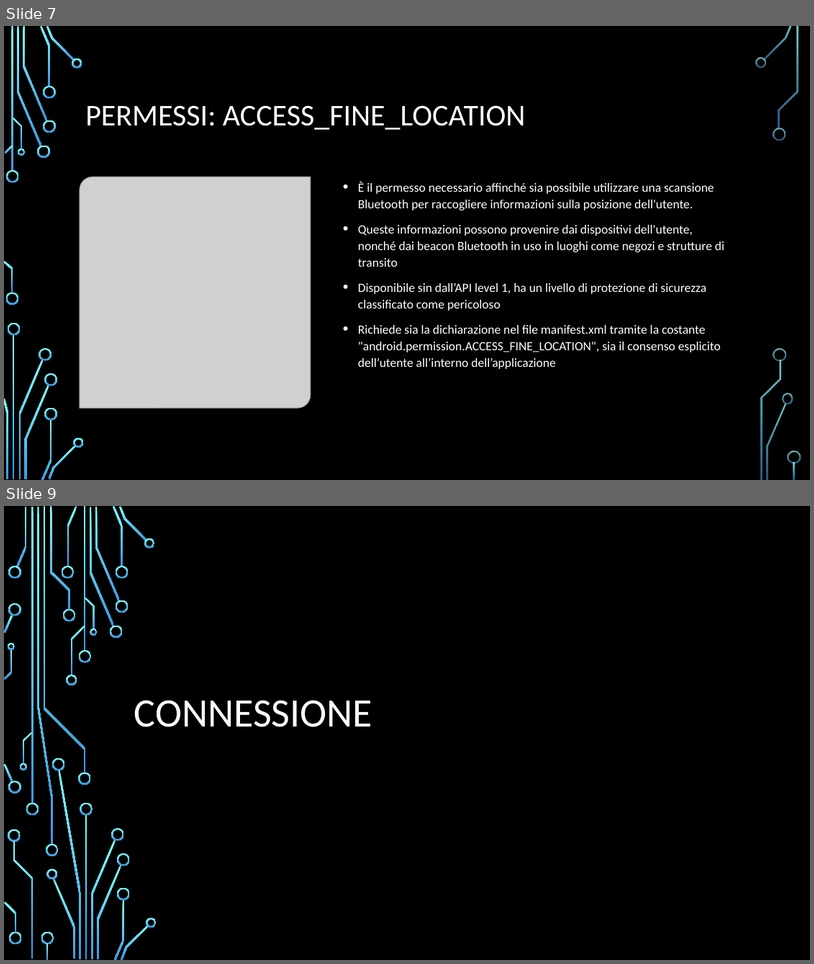
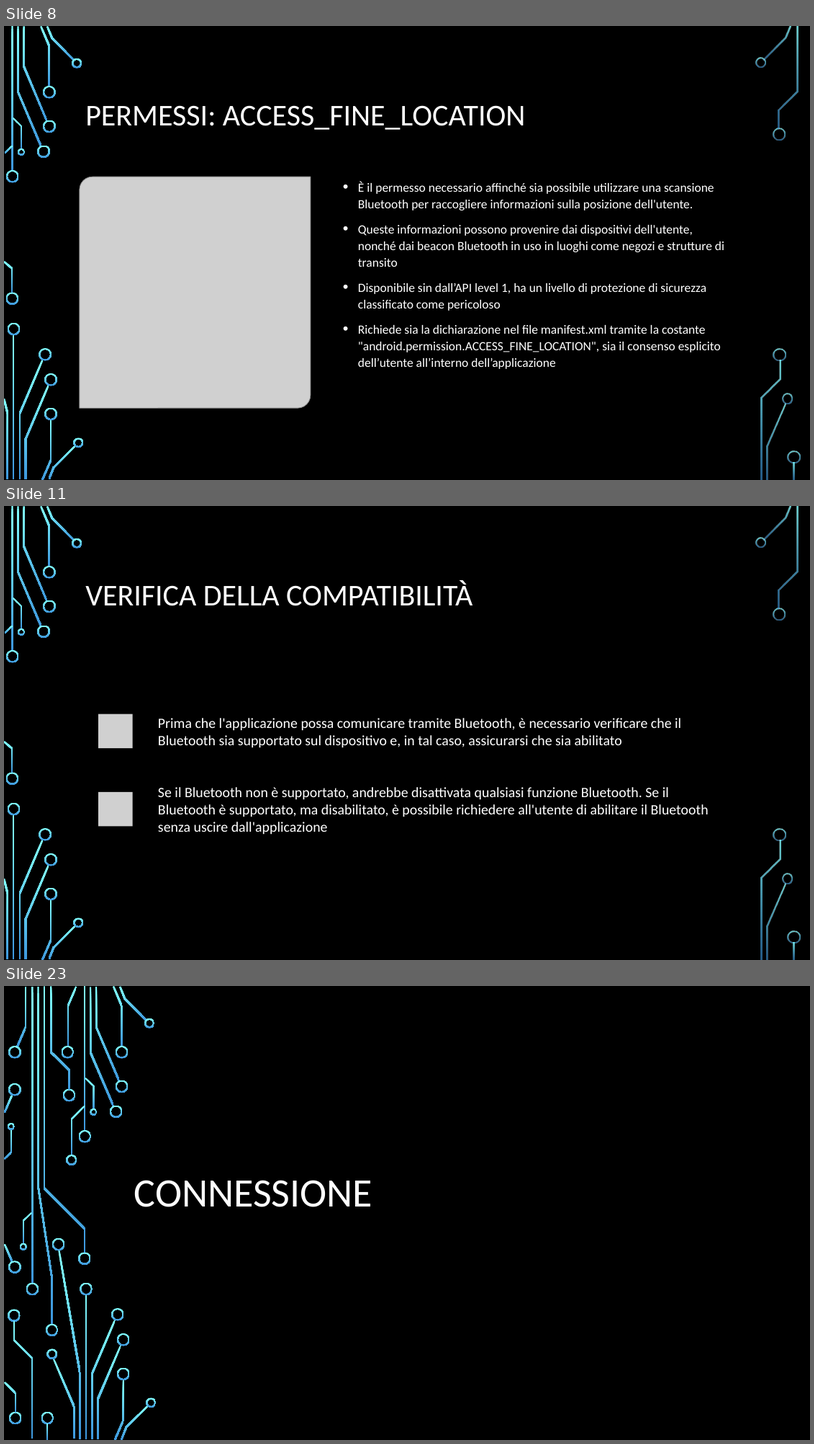
Before and after one commit to FNX-hub/ProgettoMP, a slide deck: Bluetooth.pptx. Shown one above the other, each under a label of ours: slides 7 and 9 before the commit, slides 8, 11 and 23 after it; the slides between them are not shown. The pictures are 814x964 and 814x1444 pixels, drawn with LibreOffice and Linux fonts; fonts in the diff are those of the drawing; grey boxes stand for pictures; background and template pictures are left out. Boxes give left, top, right and bottom in pixels: in the first picture for what was removed or moved away, otherwise in the second. Text is boxed around its words. In the diff, an @@ line names an element or a change of style, - is before the commit and + after.

```diff
--- a/Bluetooth.pptx
+++ b/Bluetooth.pptx
@@ slide 11 added at <box>4,506,810,960</box>, background picture (left out); not listed: 36 template elements that a slide beside it also shows @@
@@ title added at <box>85,580,473,606</box>, 36 pt, text #FFFFFF @@
+VERIFICA DELLA COMPATIBILITÀ
@@ group added at <box>80,700,735,840</box>: 2 rounded rectangles, 2 pictures, 2 texts @@
+Prima che l'applicazione possa comunicare tramite Bluetooth, è necessario verificare che il Bluetooth sia supportato sul dispositivo e, in tal caso, assicurarsi che sia abilitato
+Se il Bluetooth non è supportato, andrebbe disattivata qualsiasi funzione Bluetooth. Se il Bluetooth è supportato, ma disabilitato, è possibile richiedere all'utente di abilitare il Bluetooth senza uscire dall'applicazione
@@ what was slide 7 is now slide 8 @@
@@ what was slide 9 is now slide 23 @@
```
Also in this commit, not shown: 7 slides changed, 13 other slides added, 1 slide removed.
